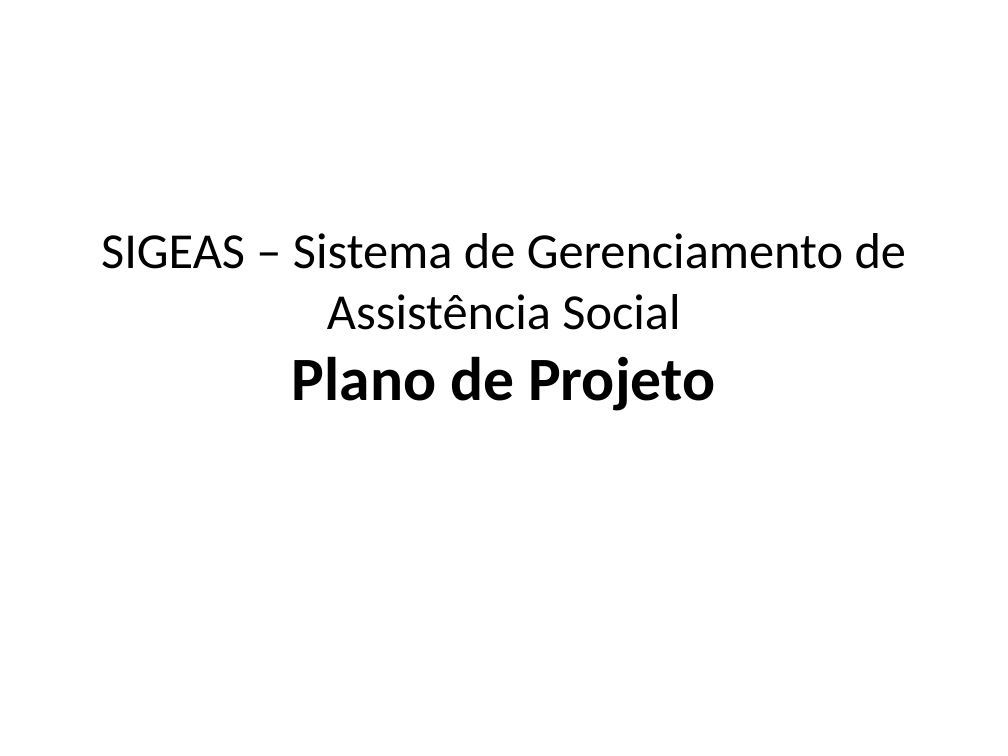
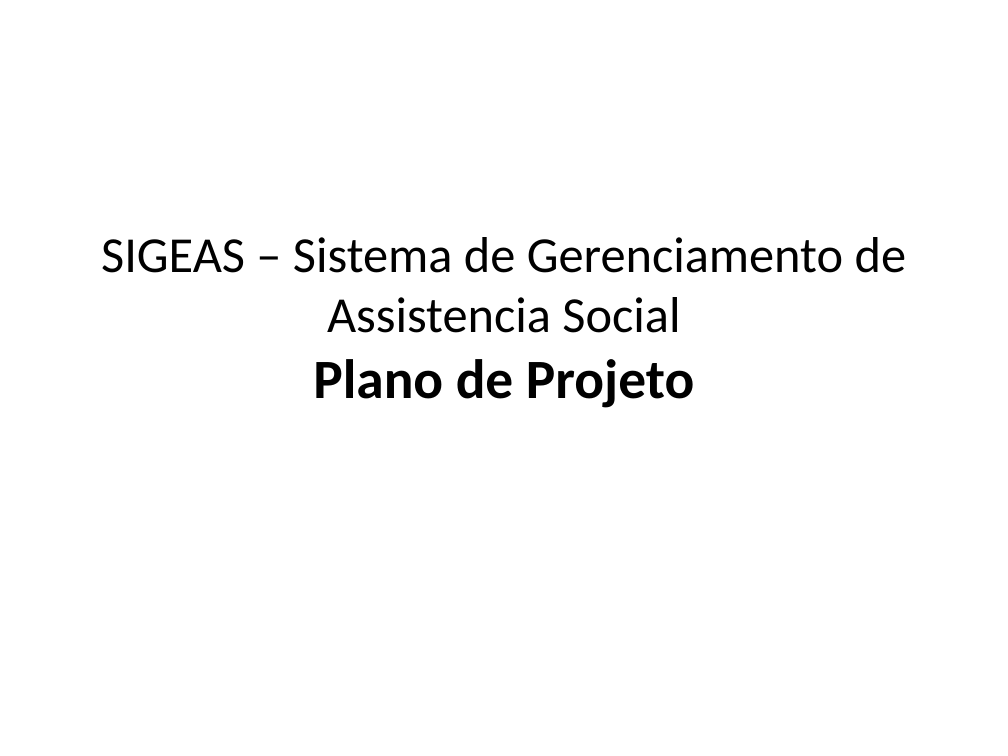
Before and after one commit to amslv/SIGEAS, a slide deck: slide 1 of 02-PROJETO-2015.2/01-GERENCIA DE PROJETO/PPJ-Plano de Projeto.pptx. Drawn at 1008x756 pixels with LibreOffice and Linux fonts; fonts in the diff are those of the drawing. Boxes give left, top, right and bottom in pixels: in the first picture for what was removed or moved away, otherwise in the second. Text is boxed around its words. In the diff, an @@ line names an element or a change of style, - is before the commit and + after.

```diff
--- a/02-PROJETO-2015.2/01-GERENCIA DE PROJETO/PPJ-Plano de Projeto.pptx
+++ b/02-PROJETO-2015.2/01-GERENCIA DE PROJETO/PPJ-Plano de Projeto.pptx
@@ title at (101, 237, 907, 408): text changed @@
-SIGEAS – Sistema de Gerenciamento de Assistência Social
-Plano de Projeto
+SIGEAS – Sistema de Gerenciamento de Assistencia Social
+Plano de Projeto
```
Also in this commit, not shown: 7 other slides changed, 2 other files.
